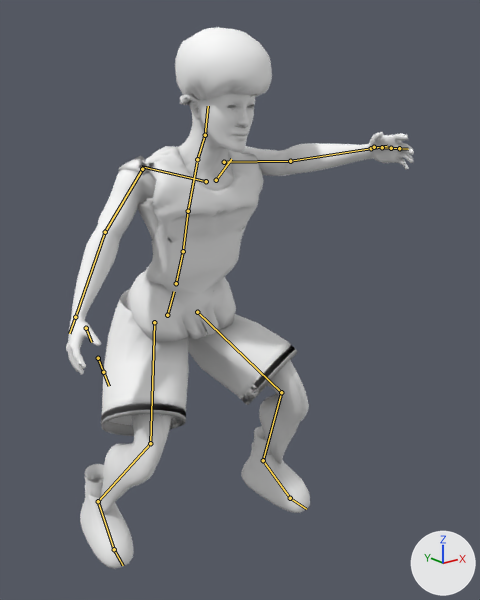
An edit to the Blender file scripts/athlete/source/lab-athlete-studio.blend, drawn before and after from the same camera.
One viewpoint serves both versions: a camera (50 mm lens) standing at (-1.172, -1.821, 1.472) and looking at (0.034, -0.313, 0.869). The axes (+X, +Y, +Z) are drawn at lower right. The lights are the same throughout. The older version comes first. Both versions are drawn at frame 27 of the action 'defense_ready'; the numbers are the values there. The bones that change, and the others that lie on the model, are drawn over the model as lines.

Objects in the first picture: 'HAIR_afro', 'LOD0_athlete'.
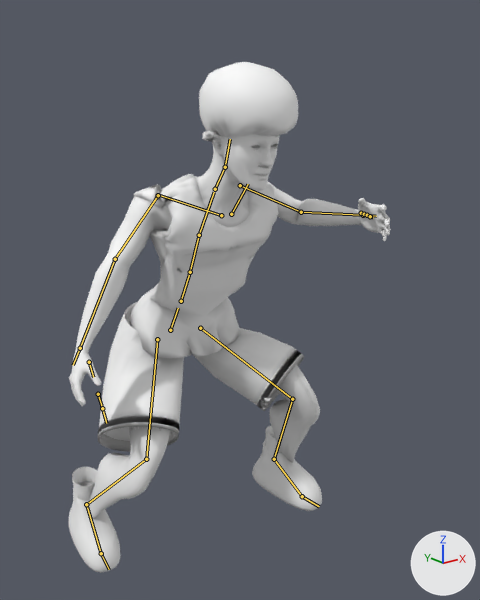
Where the change shows, as pixel boxes [x1, y1, x2, y2] in the pictures (480 x 600 px):
'LOD0_athlete', posed (7% narrower, 8% shorter)
    before: [66, 93, 414, 569]
    after: [69, 134, 391, 573]
'HAIR_afro', posed
    before: [175, 27, 272, 105]
    after: [199, 62, 298, 142]
bone 'pelvis', root to tip
    before: (167, 315) to (174, 291)
    after: (170, 330) to (178, 308)
bone 'spine_01', root to tip
    before: (176, 283) to (183, 251)
    after: (181, 301) to (190, 272)
bone 'spine_02', root to tip
    before: (183, 251) to (188, 211)
    after: (190, 272) to (199, 235)
bone 'spine_03', root to tip
    before: (188, 211) to (197, 162)
    after: (199, 235) to (214, 192)
bone 'neck_01', root to tip
    before: (197, 159) to (205, 135)
    after: (215, 189) to (225, 167)
bone 'Head', root to tip
    before: (205, 135) to (208, 106)
    after: (225, 167) to (230, 139)
bone 'upperarm_l', root to tip
    before: (224, 162) to (290, 161)
    after: (240, 185) to (301, 212)
bone 'lowerarm_l', root to tip
    before: (290, 161) to (371, 148)
    after: (301, 212) to (363, 215)
bone 'upperarm_r', root to tip
    before: (142, 169) to (105, 232)
    after: (158, 195) to (115, 259)
bone 'thigh_l', root to tip
    before: (197, 312) to (281, 392)
    after: (200, 328) to (292, 399)
bone 'calf_l', root to tip
    before: (281, 392) to (263, 460)
    after: (292, 399) to (274, 459)
bone 'foot_l', root to tip
    before: (263, 460) to (290, 498)
    after: (274, 459) to (302, 496)
bone 'thigh_r', root to tip
    before: (154, 322) to (150, 443)
    after: (157, 339) to (146, 459)
bone 'calf_r', root to tip
    before: (150, 443) to (98, 501)
    after: (146, 459) to (86, 504)
bone 'foot_r', root to tip
    before: (98, 501) to (114, 549)
    after: (86, 504) to (101, 553)

Edits to the bpy script that builds the scene:
```text
Change bone_pelvis:
    where bone_pelvis = bpy.data.objects['CourtIQ_basketball_rig'].pose.bones['pelvis']  # child of 'root'
    bone_pelvis.location: (-0.005, -0.171, 0.059) -> (-0.005, -0.215, 0.086)
    bone_pelvis.rotation_quaternion: (0.996, 0.085, 0.01, -0.007) -> (0.992, 0.125, 0.01, -0.007)  # degrees (10, 1, -1) -> degrees (14, 1, -1)
Change bone_spine_01:
    where bone_spine_01 = bpy.data.objects['CourtIQ_basketball_rig'].pose.bones['spine_01']  # child of 'pelvis'
    bone_spine_01.rotation_quaternion: (1.0, 0.03, -0.002, 0.003) -> (0.999, 0.045, -0.002, 0.003)  # degrees (3, 0, 0) -> degrees (5, 0, 0)
Change bone_spine_02:
    where bone_spine_02 = bpy.data.objects['CourtIQ_basketball_rig'].pose.bones['spine_02']  # child of 'spine_01'
    bone_spine_02.rotation_quaternion: (1.0, 0.03, -0.002, 0.002) -> (0.999, 0.045, -0.002, 0.003)  # degrees (3, 0, 0) -> degrees (5, 0, 0)
Change bone_spine_03:
    where bone_spine_03 = bpy.data.objects['CourtIQ_basketball_rig'].pose.bones['spine_03']  # child of 'spine_02'
    bone_spine_03.rotation_quaternion: (0.999, 0.04, -0.003, 0.003) -> (0.998, 0.06, -0.003, 0.004)  # degrees (5, 0, 0) -> degrees (7, 0, 0)
Change bone_neck_01:
    where bone_neck_01 = bpy.data.objects['CourtIQ_basketball_rig'].pose.bones['neck_01']  # child of 'spine_03'
    bone_neck_01.rotation_quaternion: (0.999, -0.04, 0.007, -0.004) -> (0.998, -0.06, 0.007, -0.006)  # degrees (-5, 1, -1) -> degrees (-7, 1, -1)
Change bone_head:
    where bone_head = bpy.data.objects['CourtIQ_basketball_rig'].pose.bones['Head']  # child of 'neck_01'
    bone_head.rotation_quaternion: (0.998, -0.06, 0.012, -0.004) -> (0.996, -0.09, 0.012, -0.005)  # degrees (-7, 1, 0) -> degrees (-10, 1, -1)
Change bone_upperarm_l:
    where bone_upperarm_l = bpy.data.objects['CourtIQ_basketball_rig'].pose.bones['upperarm_l']  # child of 'clavicle_l'
    bone_upperarm_l.rotation_quaternion: (0.869, 0.452, 0.0, 0.202) -> (0.946, 0.317, 0.0, -0.069)  # degrees (53, -11, 21) -> degrees (37, 3, -8)
Change bone_lowerarm_l:
    where bone_lowerarm_l = bpy.data.objects['CourtIQ_basketball_rig'].pose.bones['lowerarm_l']  # child of 'upperarm_l'
    bone_lowerarm_l.rotation_quaternion: (0.959, 0.109, -0.242, 0.094) -> (0.806, 0.486, -0.204, 0.271)  # degrees (11, -29, 8) -> degrees (57, -36, 17)
Change bone_upperarm_r:
    where bone_upperarm_r = bpy.data.objects['CourtIQ_basketball_rig'].pose.bones['upperarm_r']  # child of 'clavicle_r'
    bone_upperarm_r.rotation_quaternion: (0.909, 0.206, 0.0, 0.364) -> (0.896, 0.176, 0.0, 0.407)  # degrees (22, -9, 42) -> degrees (19, -8, 47)
Change bone_thigh_l:
    where bone_thigh_l = bpy.data.objects['CourtIQ_basketball_rig'].pose.bones['thigh_l']  # child of 'pelvis'
    bone_thigh_l.rotation_quaternion: (0.859, -0.471, 0.0, -0.202) -> (0.806, -0.541, 0.0, -0.24)  # degrees (-55, -11, -21) -> degrees (-65, -15, -24)
Change bone_calf_l:
    where bone_calf_l = bpy.data.objects['CourtIQ_basketball_rig'].pose.bones['calf_l']  # child of 'thigh_l'
    bone_calf_l.rotation_quaternion: (0.827, 0.559, 0.0, 0.053) -> (0.788, 0.614, 0.0, 0.045)  # degrees (68, -3, 5) -> degrees (76, -3, 4)
Change bone_foot_l:
    where bone_foot_l = bpy.data.objects['CourtIQ_basketball_rig'].pose.bones['foot_l']  # child of 'calf_l'
    bone_foot_l.rotation_quaternion: (0.984, -0.112, -0.099, 0.094) -> (0.976, -0.124, -0.125, 0.13)  # degrees (-14, -10, 12) -> degrees (-16, -12, 17)
Change bone_thigh_r:
    where bone_thigh_r = bpy.data.objects['CourtIQ_basketball_rig'].pose.bones['thigh_r']  # child of 'pelvis'
    bone_thigh_r.rotation_quaternion: (0.907, -0.358, 0.0, 0.222) -> (0.875, -0.399, 0.0, 0.272)  # degrees (-41, 9, 24) -> degrees (-46, 13, 29)
Change bone_calf_r:
    where bone_calf_r = bpy.data.objects['CourtIQ_basketball_rig'].pose.bones['calf_r']  # child of 'thigh_r'
    bone_calf_r.rotation_quaternion: (0.82, 0.563, 0.0, -0.098) -> (0.783, 0.613, 0.0, -0.108)  # degrees (68, 6, -9) -> degrees (75, 8, -10)
Change bone_foot_r:
    where bone_foot_r = bpy.data.objects['CourtIQ_basketball_rig'].pose.bones['foot_r']  # child of 'calf_r'
    bone_foot_r.rotation_quaternion: (0.964, -0.234, 0.098, -0.079) -> (0.947, -0.274, 0.12, -0.117)  # degrees (-28, 9, -12) -> degrees (-34, 9, -17)
```
